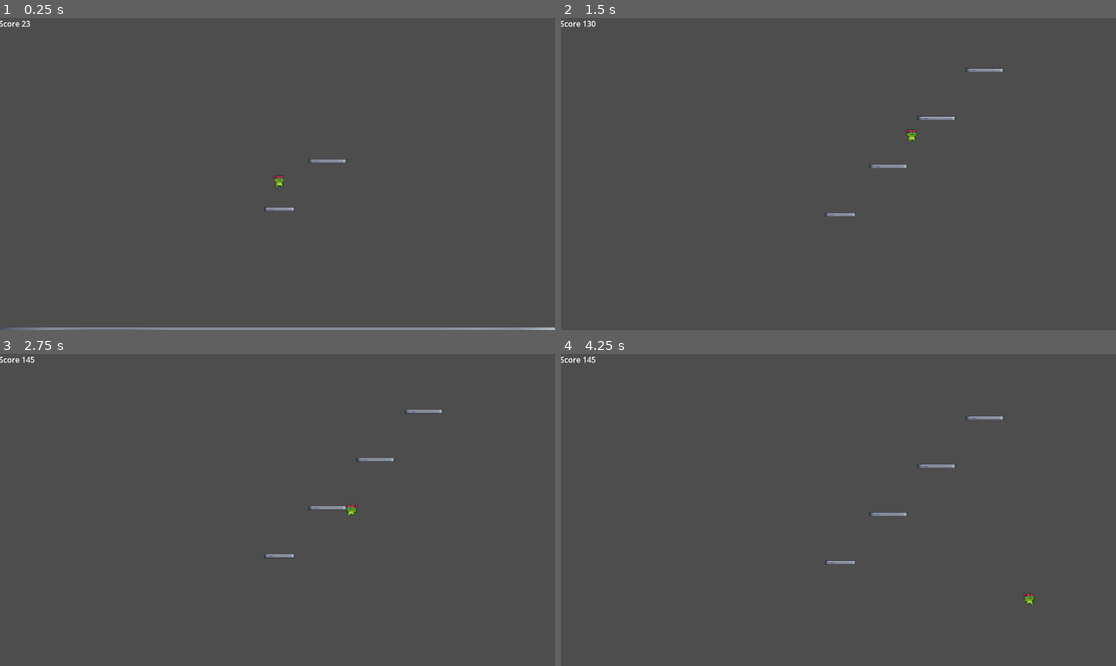
Above: before the commit, frames 1-4 (two rows, left to right).
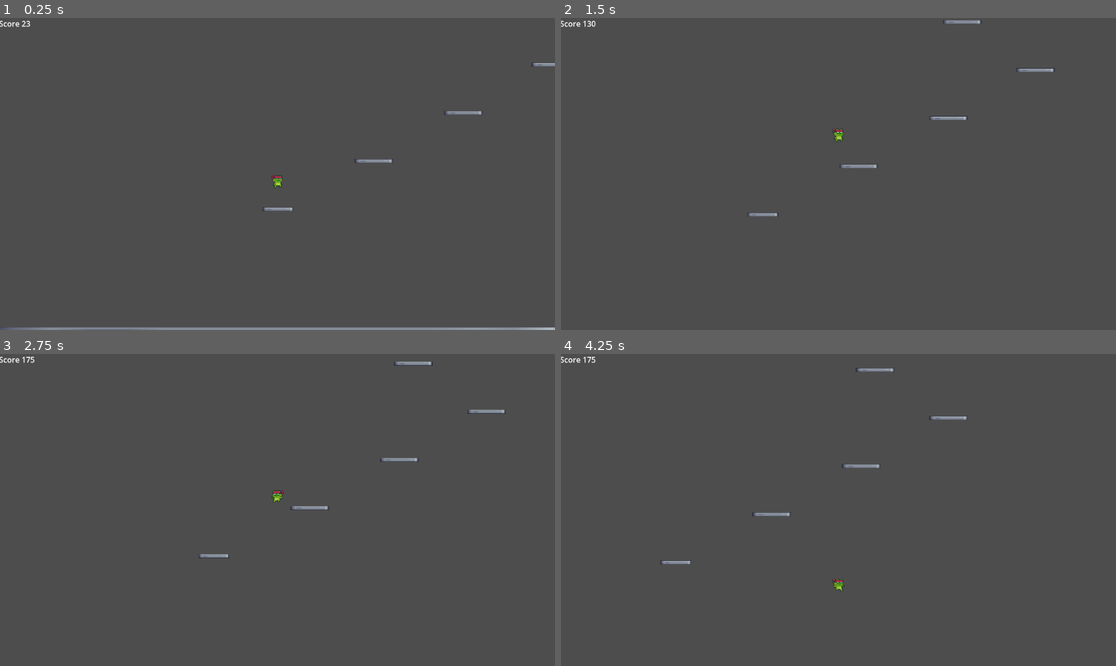
Above: after the commit, the same moments.

Repository: franklinjr12/plataformme
Game: Godot game, scene res://scenes/world.tscn
Two runs of this game, one before a commit and one after it. Both use one fixed random seed, a clock stepped at 60 frames per second and the inputs below.
Inputs:
- Up to frame 1 (0.25 s): no input
- Up to frame 2 (1.5 s): hold D (move_right) from 0.53 s (still down)
- Up to frame 3 (2.75 s): release D (move_right) at 2.03 s; hold A (move_left) from 2.03 s (still down)
- Up to frame 4 (4.25 s): release A (move_left) at 2.78 s; hold D (move_right) from 2.78 s (still down)

The runs differ from the first frame. In frame 1, 0.3% of the frame differs, in the area x 47-100%, y 14-62%; in frame 2, 0.7%; in frame 3, 0.7%; in frame 4, 0.8%, in the area x 4-86%, y 0-81%.

Commit message:
camera follow player and rand on platform

Diff:
--- a/scripts/camera.gd
+++ b/scripts/camera.gd
@@ -1,6 +1,11 @@
 extends Camera2D
 
 @export var CAMERA_SCROLL_SPEED = 0.15
+var player = null
+
+func _ready():
+	player = get_parent().get_node("Player")
 
 func _process(delta: float) -> void:
 	position.y -= CAMERA_SCROLL_SPEED
+	position.x = player.position.x
--- a/scripts/world.gd
+++ b/scripts/world.gd
@@ -11,8 +11,8 @@
 
 const platform = preload("res://scenes/platform.tscn")
 const platform_str = "Platform"
-const platform_spawn_dist = 100
-const platform_x_spawn_dist = 100
+const platform_spawn_dist = 500
+const platform_x_spawn_dist = 200
 const platform_y_spawn_dist = 100
 
 func _ready() -> void:
@@ -40,7 +40,7 @@
 		var signal_mult = 1
 		if randi() % 2 == 0:
 			signal_mult = -1
-		new_platform.position.x = last_platform.position.x + signal_mult * platform_x_spawn_dist
+		new_platform.position.x = last_platform.position.x + signal_mult * (platform_x_spawn_dist/2 + randi() % platform_x_spawn_dist /2)
 		signal_mult = -1
 		new_platform.position.y = last_platform.position.y + signal_mult * platform_y_spawn_dist
 		add_child(new_platform)
